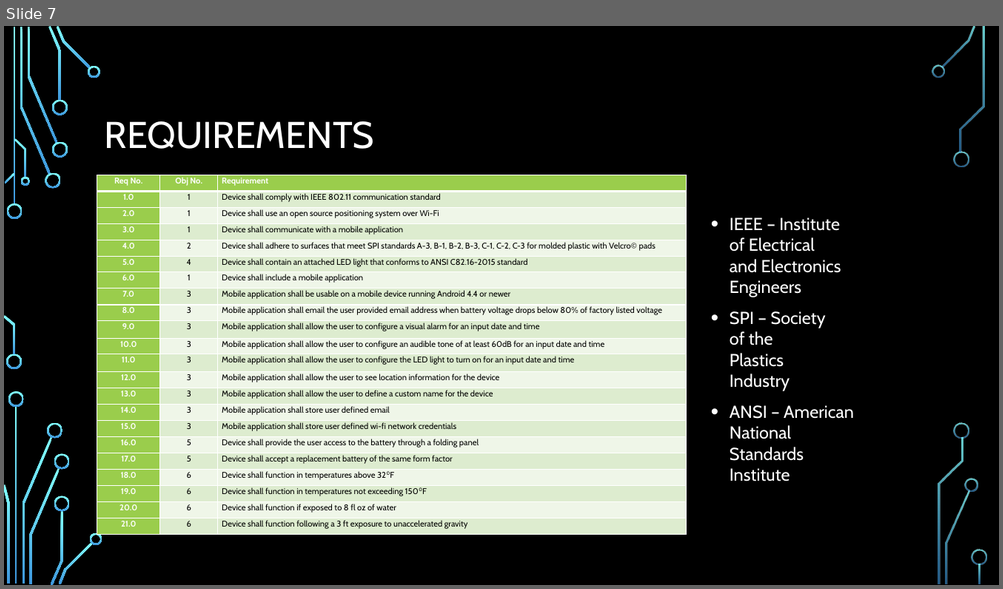
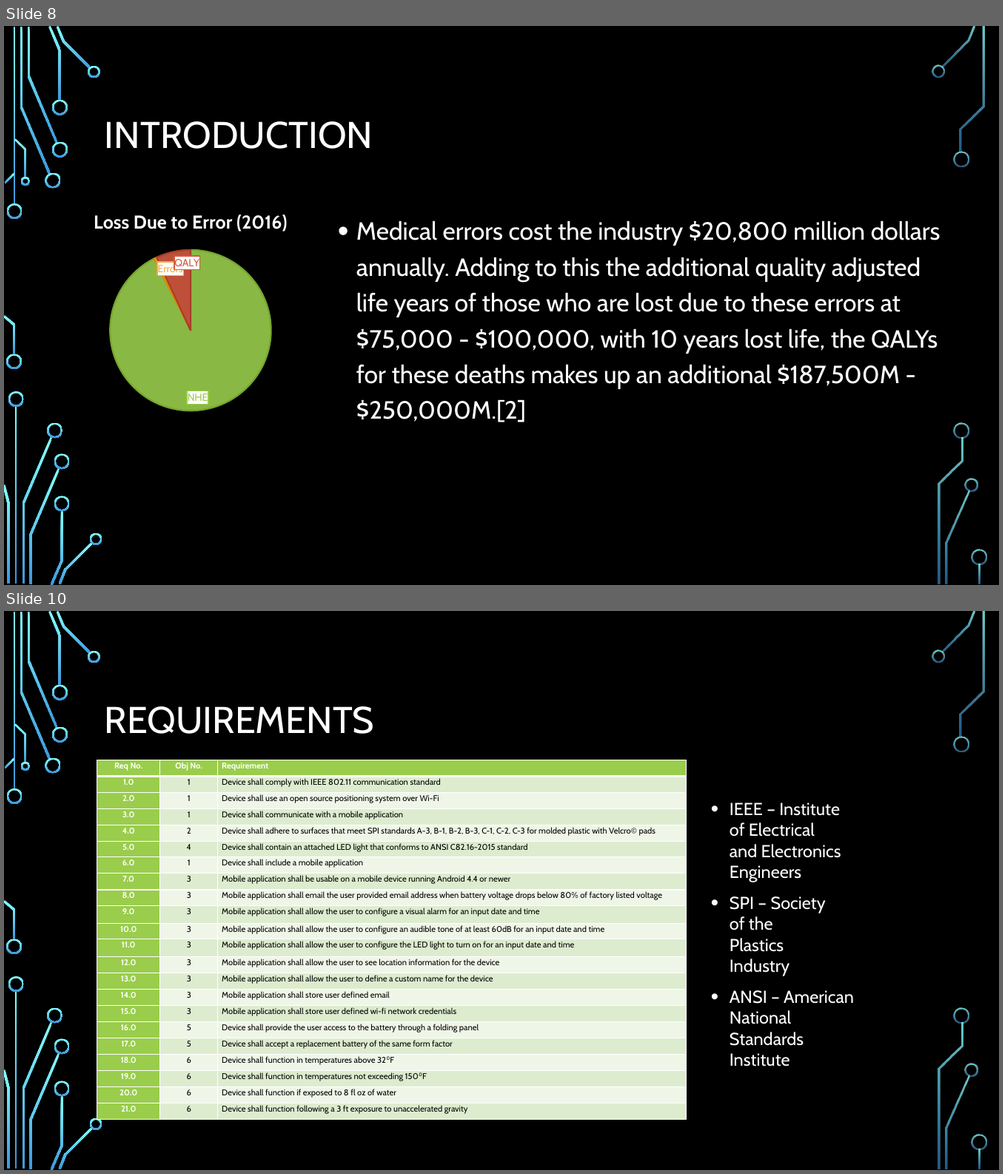
Before and after one commit to dontaylor6000/Group27_Tracker, a slide deck: Documentation/PDR.pptx. Shown one above the other, each under a label of ours: slide 7 before the commit, slides 8 and 10 after it; the slides between them are not shown. The pictures are 1003x589 and 1003x1174 pixels, drawn with LibreOffice and Linux fonts; fonts in the diff are those of the drawing; background and template pictures are left out. Boxes give left, top, right and bottom in pixels: in the first picture for what was removed or moved away, otherwise in the second. Text is boxed around its words. In the diff, an @@ line names an element or a change of style, - is before the commit and + after.

```diff
--- a/Documentation/PDR.pptx
+++ b/Documentation/PDR.pptx
@@ slide 8 added at (x1=4, y1=26, x2=999, y2=585), background picture (left out); not listed: 36 template elements that a slide beside it also shows @@
@@ title added at (x1=105, y1=121, x2=373, y2=149), 36 pt, text #FFFFFF @@
+INTRODUCTION
@@ pie chart added at (x1=4, y1=198, x2=377, y2=421) @@
+title "Loss Due to Error (2016) "
+categories: NHE, Errors, QALY
+Series 1: 93, 1, 7
@@ text added at (x1=356, y1=221, x2=940, y2=423), 24 pt, text #FFFFFF @@
+• Medical errors cost the industry $20,800 million dollars annually. Adding to this the additional quality adjusted life years of those who are lost due to these errors at $75,000 - $100,000, with 10 years lost life, the QALYs for these deaths makes up an additional $187,500M - $250,000M.[2]
@@ what was slide 7 is now slide 10 @@
```
Also in this commit, not shown: 2 slides changed, 4 other slides added, 2 slides removed, 1 other file.
